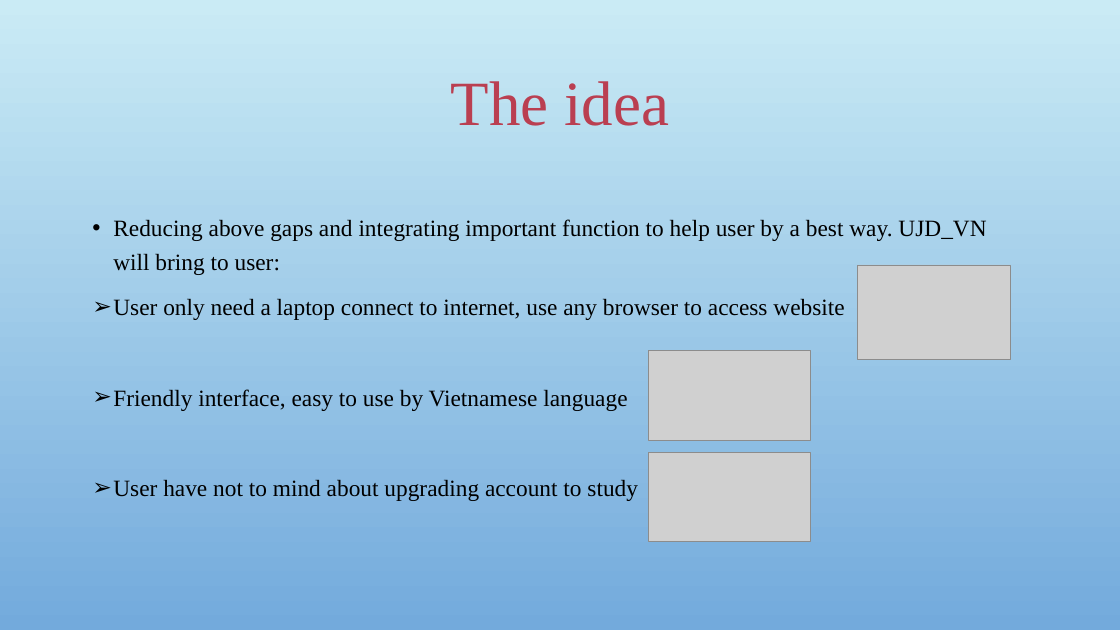
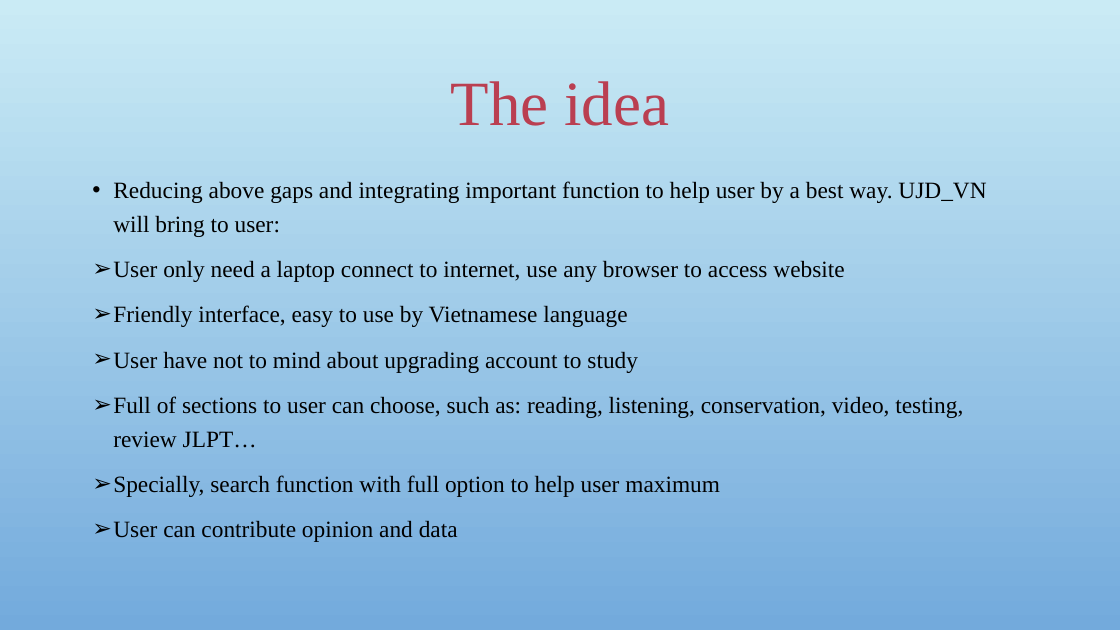
Before and after one commit to sangnvus/japanesedictionary, a slide deck: slide 6 of WIP/Documents/Report 1/UJD_VN_Examination_v1.0_EN/UJD_VN_ProjectOverview_v1.0.pptx. Drawn at 1120x630 pixels with LibreOffice and Linux fonts; fonts in the diff are those of the drawing; grey boxes stand for pictures; background and template pictures are left out. Boxes give left, top, right and bottom in pixels: in the first picture for what was removed or moved away, otherwise in the second. Text is boxed around its words. In the diff, an @@ line names an element or a change of style, - is before the commit and + after.

```diff
--- a/WIP/Documents/Report 1/UJD_VN_Examination_v1.0_EN/UJD_VN_ProjectOverview_v1.0.pptx
+++ b/WIP/Documents/Report 1/UJD_VN_Examination_v1.0_EN/UJD_VN_ProjectOverview_v1.0.pptx
@@ text "Reducing above gaps and integrating ..." moved from (x1=113, y1=219, x2=986, y2=501) to (x1=113, y1=181, x2=986, y2=542) @@
@@ picture removed at (x1=858, y1=265, x2=1011, y2=360) @@
@@ picture removed at (x1=649, y1=350, x2=811, y2=441) @@
@@ text at (x1=113, y1=396, x2=963, y2=542): paragraphs added @@
+➢ Full of sections to user can choose, such as: reading, listening, conservation, video, testing, review JLPT…
+➢ Specially, search function with full option to help user maximum
+➢ User can contribute opinion and data
@@ picture removed at (x1=649, y1=453, x2=811, y2=542) @@
```
Also in this commit, not shown: 8 other slides changed, 2 slides added, 4 slides removed.
